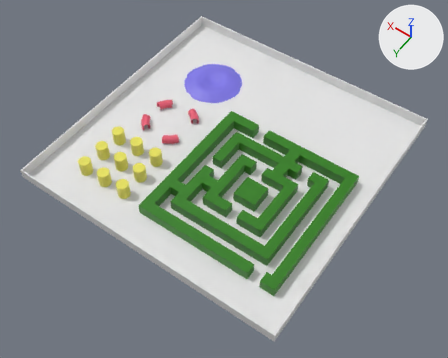
The FBX model resources/mesh/fbx/physic_01.fbx: old version first, new version second.
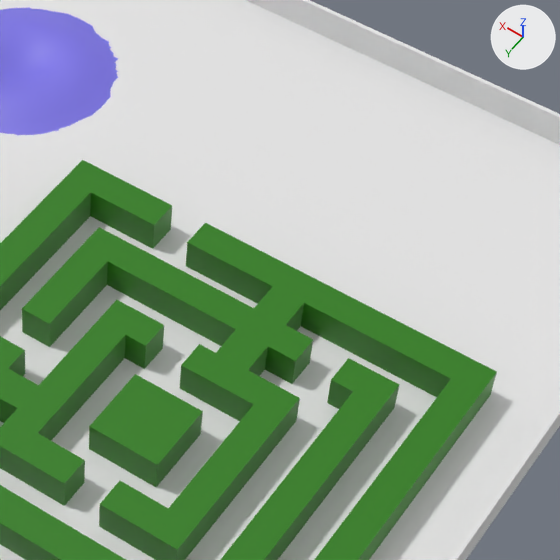
There are two pictures of each version: one whole from a 50 mm camera at (-104.2, 151.1, 214.2) aimed at (-4.5, 11.5, -5.2), one close up on the part from 46% to 85% of the width and 17% to 65% of the height. The axes (+X, +Y, +Z) are drawn at upper right. The lights are the same throughout. Where no turn or scale is listed for an object, it has been applied to the vertices.

The older version as bpy lines, for what is in view:
```python
me_plane = bpy.data.meshes.new('Plane')
me_plane.from_pydata(...)  # 16 vertices, 13 faces; spans x -65.2..65.2, y -65.2..65.2, z 0.0..5.0
me_plane_001 = bpy.data.meshes.new('Plane.001')
me_plane_001.from_pydata(...)  # 208 vertices, 202 faces; spans x -51.9..15.0, y -2.2..64.6, z 0.0..5.0
me_plane_001.materials.append(mat_labyrinth)  # green #2d7e0f
me_plane_002 = bpy.data.meshes.new('Plane.002')
me_plane_002.from_pydata(...)  # 289 vertices, 256 faces; spans x -15.2..15.2, y -15.2..15.2, z 0.0..2.1
me_plane_002.materials.append(mat_wave)  # blue #7e76e7
ob_labyrinth = bpy.data.objects.new('Labyrinth', me_plane_001)
ob_labyrinth.location = (-3.4, -14.7, 0.0)
ob_plane = bpy.data.objects.new('Plane', me_plane)
ob_plane.location = (0.0, 0.0, 0.0)
ob_wave = bpy.data.objects.new('Wave', me_plane_002)
ob_wave.location = (32.7, -31.3, -0.2)
```
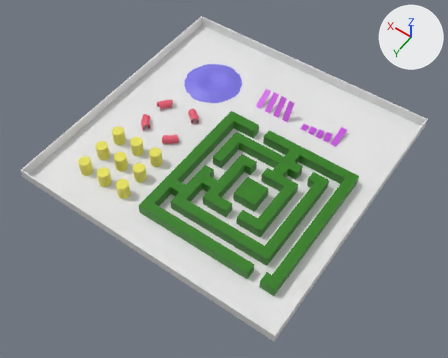
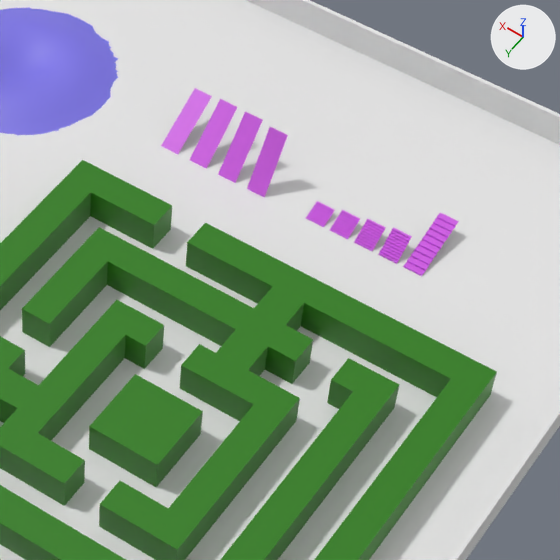
What differs and where, as boxes (x1, y1, x2, y2) in the close-ups (560 x 560 px):
'Stair_5', added (purple)
    after: (403, 213, 459, 276)
'Ramp_3', added (purple)
    after: (218, 112, 263, 183)
'Ramp_2', added (purple)
    after: (190, 99, 237, 169)
'Ramp_4', added (purple)
    after: (247, 127, 288, 197)
'Ramp_1', added (purple)
    after: (161, 88, 212, 154)
'Stair_4', added (purple)
    after: (378, 227, 412, 264)
'Stair_3', added (purple)
    after: (354, 219, 386, 251)
'Stair_2', added (purple)
    after: (330, 210, 360, 239)
'Stair_1', added (purple)
    after: (306, 201, 335, 227)

The change, as a list of edits to the scene's bpy script:
```text
Add mat_stair:
    mat_stair = principled_material('Stair')
    mat_stair.base_color = (0.645, 0.109, 0.8)  # purple #d25de7
Add me_cube_006:
    me_cube_006.from_pydata(...)  # 50 vertices, 20 faces; spans x -1.5..1.5, y -3.2..0.0, z 0.0..1.5
    me_cube_006.materials.append(mat_stair)  # purple #d25de7
Add me_plane_003:
    me_plane_003.from_pydata([(-1.5, 0.0, 0.0), (-1.5, -8.66, 5.0), (1.5, 0.0, 0.0), (1.5, -8.66, 5.0)], [], [(0, 1, 3, 2)])
    me_plane_003.materials.append(mat_stair)  # purple #d25de7
Add me_plane_006:
    me_plane_006.from_pydata([(-1.5, 0.0, 0.0), (-1.5, -5.0, 8.66), (1.5, 0.0, 0.0), (1.5, -5.0, 8.66)], [], [(0, 1, 3, 2)])
    me_plane_006.materials.append(mat_stair)  # purple #d25de7
Add me_plane_004:
    me_plane_004.from_pydata([(-1.5, 0.0, 0.0), (-1.5, -7.66, 6.43), (1.5, 0.0, 0.0), (1.5, -7.66, 6.43)], [], [(0, 1, 3, 2)])
    me_plane_004.materials.append(mat_stair)  # purple #d25de7
Add me_cube_007:
    me_cube_007.from_pydata(...)  # 46 vertices, 20 faces; spans x -1.5..1.5, y -3.4..0.0, z 0.0..2.0
    me_cube_007.materials.append(mat_stair)  # purple #d25de7
Add me_cube_009:
    me_cube_009.from_pydata(...)  # 42 vertices, 20 faces; spans x -1.5..1.5, y -10.0..0.0, z 0.0..2.5
    me_cube_009.materials.append(mat_stair)  # purple #d25de7
Add me_plane_005:
    me_plane_005.from_pydata([(-1.5, 0.0, 0.0), (-1.5, -6.43, 7.66), (1.5, 0.0, 0.0), (1.5, -6.43, 7.66)], [], [(0, 1, 3, 2)])
    me_plane_005.materials.append(mat_stair)  # purple #d25de7
Add me_cube_005:
    me_cube_005.from_pydata(...)  # 46 vertices, 20 faces; spans x -1.5..1.5, y -3.0..0.0, z 0.0..1.0
    me_cube_005.materials.append(mat_stair)  # purple #d25de7
Add me_cube_008:
    me_cube_008.from_pydata(...)  # 44 vertices, 20 faces; spans x -1.5..1.5, y -3.6..0.0, z 0.0..2.5
    me_cube_008.materials.append(mat_stair)  # purple #d25de7
Add ob_stair_2:
    ob_stair_2 = bpy.data.objects.new('Stair_2', me_cube_006)
    ob_stair_2.location = (-24.0, -30.0, 0.0)
Add ob_ramp_1:
    ob_ramp_1 = bpy.data.objects.new('Ramp_1', me_plane_003)
    ob_ramp_1.location = (5.0, -30.0, 0.0)
Add ob_ramp_4:
    ob_ramp_4 = bpy.data.objects.new('Ramp_4', me_plane_006)
    ob_ramp_4.location = (-10.0, -30.0, 0.0)
Add ob_ramp_2:
    ob_ramp_2 = bpy.data.objects.new('Ramp_2', me_plane_004)
    ob_ramp_2.location = (0.0, -30.0, 0.0)
Add ob_stair_3:
    ob_stair_3 = bpy.data.objects.new('Stair_3', me_cube_007)
    ob_stair_3.location = (-28.0, -30.0, 0.0)
Add ob_stair_5:
    ob_stair_5 = bpy.data.objects.new('Stair_5', me_cube_009)
    ob_stair_5.location = (-36.0, -30.0, 0.0)
Add ob_ramp_3:
    ob_ramp_3 = bpy.data.objects.new('Ramp_3', me_plane_005)
    ob_ramp_3.location = (-5.0, -30.0, 0.0)
Add ob_stair_1:
    ob_stair_1 = bpy.data.objects.new('Stair_1', me_cube_005)
    ob_stair_1.location = (-20.0, -30.0, 0.0)
Add ob_stair_4:
    ob_stair_4 = bpy.data.objects.new('Stair_4', me_cube_008)
    ob_stair_4.location = (-32.0, -30.0, 0.0)
```
